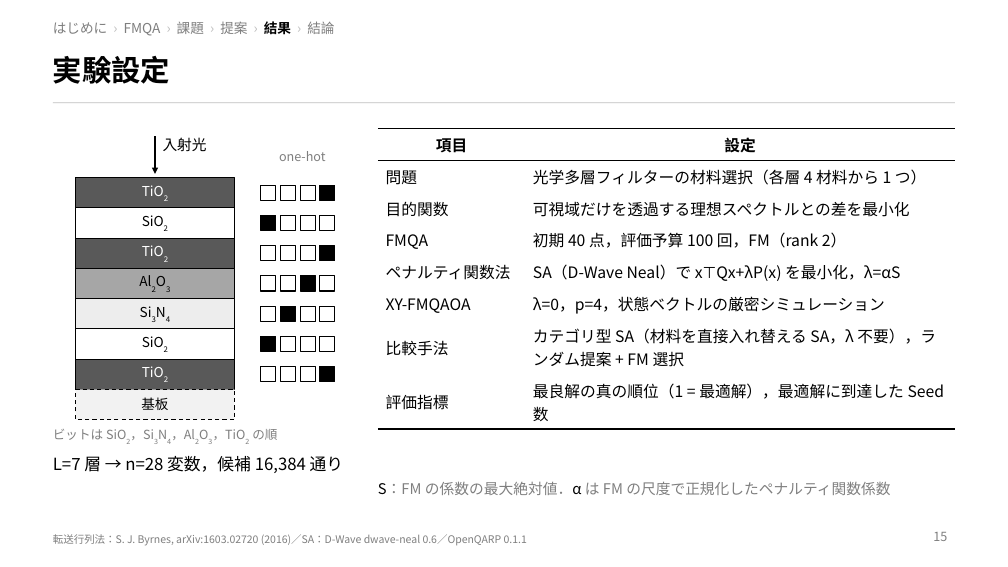
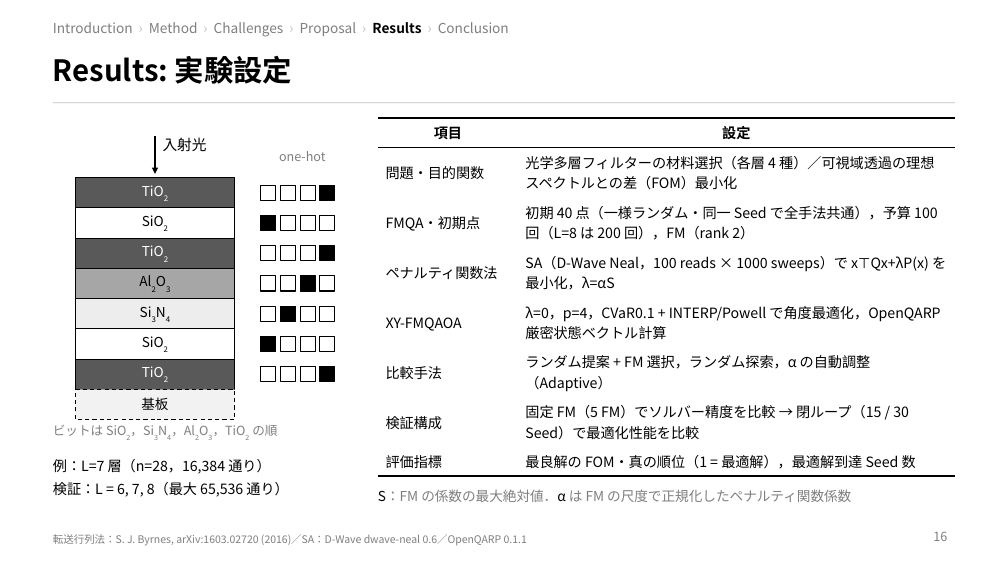
Before and after one commit to taiga-hayashi/QAOA_BBO_Public, a slide deck: slide 16 of docs/slide/slide_ja.pptx (slide 15 before the commit). Drawn at 1008x567 pixels with LibreOffice and Linux fonts; fonts in the diff are those of the drawing. Boxes give left, top, right and bottom in pixels: in the first picture for what was removed or moved away, otherwise in the second. Text is boxed around its words. In the diff, an @@ line names an element or a change of style, - is before the commit and + after.

Commit message:
Add latest slide_ja.pptx to docs/slide

```diff
--- a/docs/slide/slide_ja.pptx
+++ b/docs/slide/slide_ja.pptx
@@ text at (53,22,509,37): text changed @@
-はじめに › FMQA › 課題 › 提案 › 結果 › 結論
+Introduction › Method › Challenges › Proposal › Results › Conclusion
@@ title at (53,56,292,84): text changed @@
-実験設定
+Results: 実験設定
@@ table at (378,118,955,473) @@
-row 2, column 1: 問題
+row 2, column 1: 問題・目的関数
-row 2, column 2: 光学多層フィルターの材料選択（各層 4 材料から 1 つ）
+row 2, column 2: 光学多層フィルターの材料選択（各層 4 種）／可視域透過の理想スペクトルとの差（FOM）最小化
-row 3, column 1: 目的関数
+row 3, column 1: FMQA・初期点
-row 3, column 2: 可視域だけを透過する理想スペクトルとの差を最小化
+row 3, column 2: 初期 40 点（一様ランダム・同一 Seed で全手法共通），予算 100 回（L=8 は 200 回），FM（rank 2）
-row 4, column 1: FMQA
+row 4, column 1: ペナルティ関数法
-row 4, column 2: 初期 40 点，評価予算 100 回，FM（rank 2）
+row 4, column 2: SA（D-Wave Neal，100 reads × 1000 sweeps）で x⊤Qx+λP(x) を最小化，λ=αS
-row 5, column 1: ペナルティ関数法
+row 5, column 1: XY-FMQAOA
-row 5, column 2: SA（D-Wave Neal）で x⊤Qx+λP(x) を最小化，λ=αS
+row 5, column 2: λ=0，p=4，CVaR0.1 + INTERP/Powell で角度最適化，OpenQARP 厳密状態ベクトル計算
-row 6, column 1: XY-FMQAOA
+row 6, column 1: 比較手法
-row 6, column 2: λ=0，p=4，状態ベクトルの厳密シミュレーション
+row 6, column 2: ランダム提案 + FM 選択，ランダム探索，α の自動調整（Adaptive）
-row 7, column 1: 比較手法
+row 7, column 1: 検証構成
-row 7, column 2: カテゴリ型 SA（材料を直接入れ替える SA，λ 不要），ランダム提案 + FM 選択
+row 7, column 2: 固定 FM（5 FM）でソルバー精度を比較 → 閉ループ（15 / 30 Seed）で最適化性能を比較
-row 8, column 2: 最良解の真の順位（1 = 最適解），最適解に到達した Seed 数
+row 8, column 2: 最良解の FOM・真の順位（1 = 最適解），最適解到達 Seed 数
@@ size 15 to 13.5 pt in "項目", "設定", "評価指標" @@
@@ table: place and size @@
-table at (378,129,955,425)
+table at (378,118,955,473)
@@ text "ビットは SiO2，Si3N4，Al2O3，TiO2 の順": place and size @@
-text "ビットは SiO2，Si3N4，Al2O3，TiO2 の順" at (53,429,277,440)
+text "ビットは SiO2，Si3N4，Al2O3，TiO2 の順" at (53,425,277,436)
@@ text at (53,459,288,497): text changed; size 16 to 13.5 pt @@
-L=7 層 → n=28 変数，候補 16,384 通り
+例：L=7 層（n=28，16,384 通り）
+検証：L = 6, 7, 8（最大 65,536 通り）
@@ text "S：FM の係数の最大絶対値．α は FM の尺度で正規化したペナルティ関数係数": place and size @@
-text "S：FM の係数の最大絶対値．α は FM の尺度で正規化したペナルティ関数係数" at (378,481,890,495)
+text "S：FM の係数の最大絶対値．α は FM の尺度で正規化したペナルティ関数係数" at (378,489,851,502)
@@ text "S：FM の係数の最大絶対値．α は FM の尺度で正規化したペナルティ関数係数" at (378,489,851,502): size 14 to 13 pt @@
@@ page number at (933,531,947,541): text changed @@
-15
+16
```
Also in this commit, not shown: 21 other slides changed, 4 slides added, 1 slide removed.
